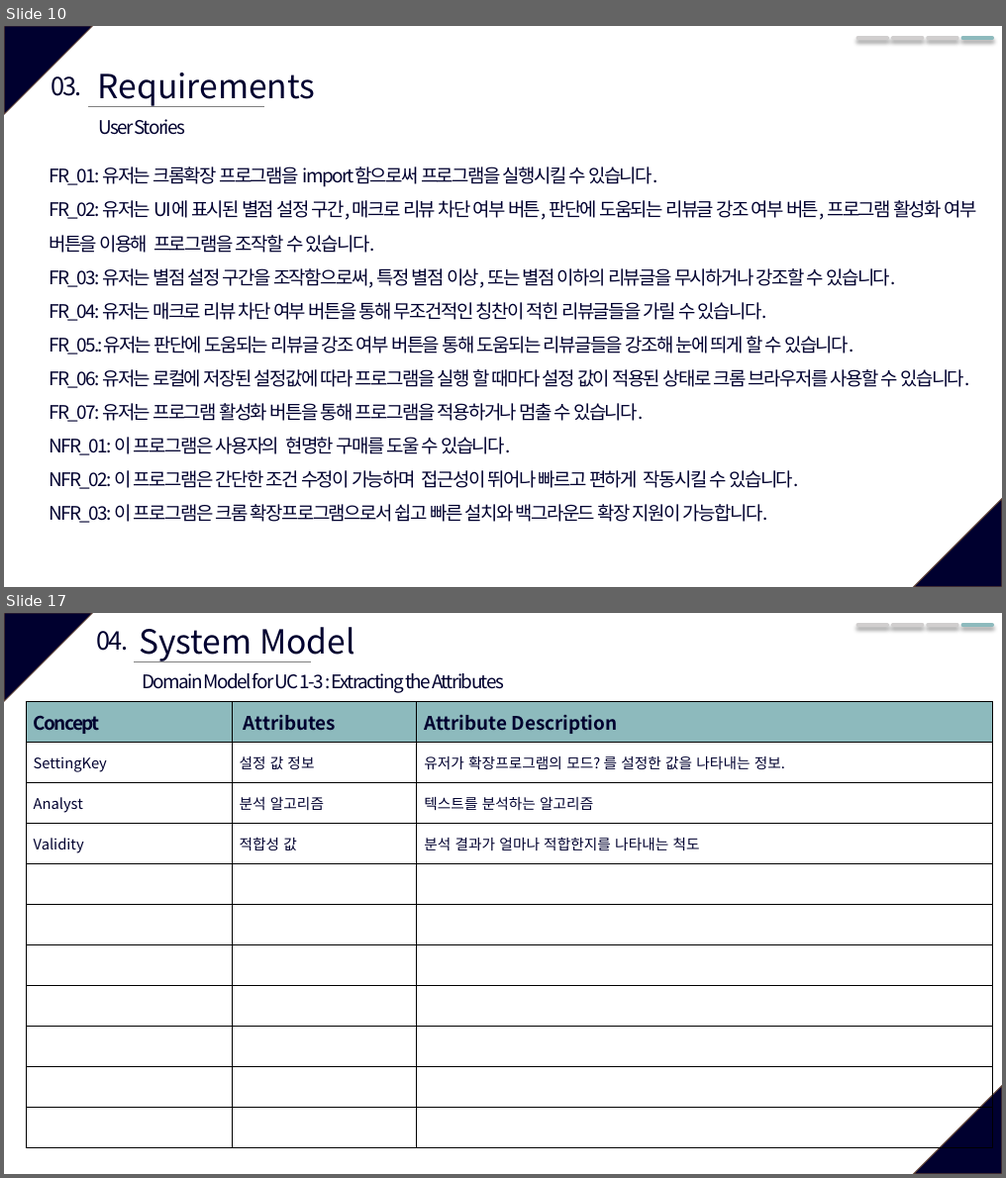
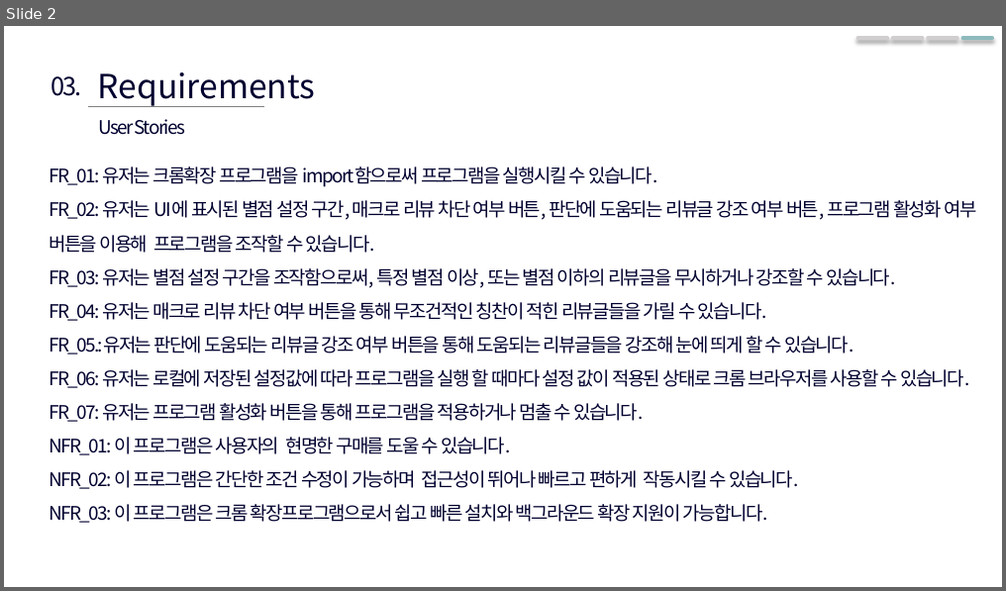
Before and after one commit to SWE-15-Team/Sentiment-Analysis-System, a slide deck: Checkpoint_1st.pptx. Shown one above the other, each under a label of ours: slides 10 and 17 before the commit, slide 2 after it; the slides between them are not shown. The pictures are 1006x1178 and 1006x591 pixels, drawn with LibreOffice and Linux fonts; fonts in the diff are those of the drawing. Boxes give left, top, right and bottom in pixels: in the first picture for what was removed or moved away, otherwise in the second. Text is boxed around its words. In the diff, an @@ line names an element or a change of style, - is before the commit and + after.

```diff
--- a/Checkpoint_1st.pptx
+++ b/Checkpoint_1st.pptx
@@ slide 17 removed at box(4, 613, 1002, 1174), background #FFFFFF; not listed: 2 template elements that a slide beside it also shows @@
@@ text removed at box(97, 631, 129, 651) @@
-04.
@@ text removed at box(139, 627, 355, 663) @@
-System Model
@@ line removed from (858, 625) to (887, 625) @@
@@ line removed from (893, 625) to (923, 625) @@
@@ line removed from (928, 625) to (957, 625) @@
@@ line removed from (963, 625) to (992, 625) @@
@@ line removed from (135, 662) to (311, 662) @@
@@ table removed at box(26, 701, 992, 1148), 11 rows, 3 columns @@
-Concept | Attributes | Attribute Description
-SettingKey | 설정 값 정보 | 유저가 확장프로그램의 모드? 를 설정한 값을 나타내는 정보.
-Analyst | 분석 알고리즘 | 텍스트를 분석하는 알고리즘
-Validity | 적합성 값 | 분석 결과가 얼마나 적합한지를 나타내는 척도
- |  | 
- |  | 
- |  | 
- |  | 
- |  | 
- |  | 
- |  | 
@@ text removed at box(142, 672, 504, 693) @@
-Domain Model for UC 1-3 : Extracting the Attributes
@@ what was slide 10 is now slide 2 @@
@@ slide 2 changed as well @@
@@ triangle removed at box(4, 26, 92, 114) @@
@@ triangle removed at box(914, 499, 1002, 587) @@
```
Also in this commit, not shown: 5 other slides changed, 1 slide added, 12 other slides removed, 1 other file.
